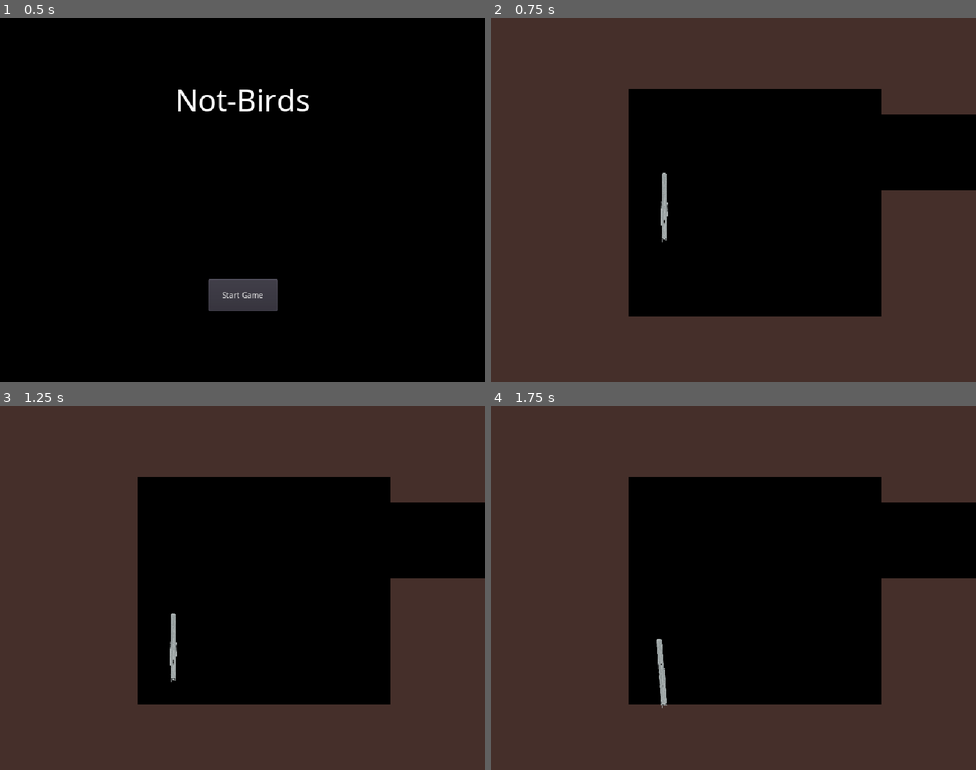
Above: before the commit, frames 1-4 (two rows, left to right).
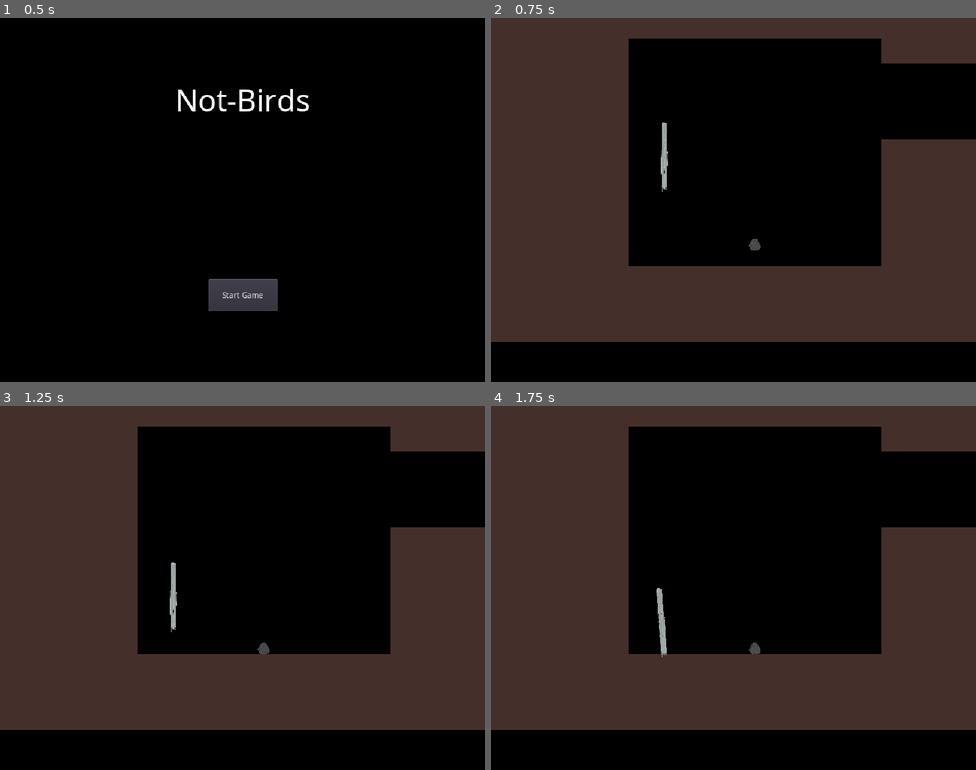
Above: after the commit, the same moments.

Repository: NotBirds/Not-Birds
Game: Godot game, scene res://scenes/main_menu.tscn
The game is run twice, just before and just after one commit, with the same random seed, the same clock (stepped at 60 frames per second) and the same inputs. Sound files missing from this copy of the repository are replaced by a short silence.
Inputs (mouse positions are in pixels of both pictures, inside the frame that each line leads up to):
- Up to frame 1 (0.5 s): no input
- Up to frame 2 (0.75 s): click "Start Game" at 0.5 s
- Up to frame 3 (1.25 s): no input
- Up to frame 4 (1.75 s): move the mouse to (840, 569) at 1.27 s; press the mouse at (840, 569) at 1.28 s

Frame 1 is identical in both runs. In frame 2, 31% of the frame differs, in the area x 0-100%, y 5-100%; in frame 3, 31%; in frame 4, 31%.

Commit message:
Make not bird move itself

Diff:
--- a/scenes/entities/levelObjects/material_pickup.tscn
+++ b/scenes/entities/levelObjects/material_pickup.tscn
@@ -63,5 +63,4 @@
 
 [node name="CollisionShape2D" type="CollisionShape2D" parent="area_2d"]
 rotation = -0.261363
-scale = Vector2( 1, 1 )
 shape = SubResource( 3 )
--- a/scenes/entities/scnBird.tscn
+++ b/scenes/entities/scnBird.tscn
@@ -1,10 +1,11 @@
-[gd_scene load_steps=8 format=2]
+[gd_scene load_steps=11 format=2]
 
 [ext_resource path="res://assets/sprites/front/1.png" type="Texture" id=1]
 [ext_resource path="res://assets/sprites/front/3.png" type="Texture" id=2]
 [ext_resource path="res://assets/sprites/front/2.png" type="Texture" id=3]
 [ext_resource path="res://scripts/scptBird.gd" type="Script" id=4]
 [ext_resource path="res://assets/audio/dead.mp3" type="AudioStream" id=5]
+[ext_resource path="res://assets/sprites/cursor.png" type="Texture" id=6]
 
 [sub_resource type="SpriteFrames" id=2]
 animations = [ {
@@ -16,6 +17,12 @@
 
 [sub_resource type="CircleShape2D" id=1]
 radius = 105.019
+
+[sub_resource type="CircleShape2D" id=3]
+radius = 57.8705
+
+[sub_resource type="RayShape2D" id=4]
+length = 24.0
 
 [node name="rbBird" type="RigidBody2D"]
 script = ExtResource( 4 )
@@ -34,3 +41,39 @@
 
 [node name="audioDeath" type="AudioStreamPlayer2D" parent="."]
 stream = ExtResource( 5 )
+
+[node name="aim_area" type="Area2D" parent="."]
+
+[node name="collision_shape" type="CollisionShape2D" parent="aim_area"]
+shape = SubResource( 3 )
+
+[node name="aim_pointer" type="Sprite" parent="."]
+visible = false
+position = Vector2( 96, 0 )
+scale = Vector2( 0.25, 0.25 )
+z_index = 4096
+z_as_relative = false
+texture = ExtResource( 6 )
+
+[node name="grounded_area" type="Area2D" parent="."]
+collision_layer = 0
+collision_mask = 14
+space_override = 3
+gravity_point = true
+
+[node name="grounded_shape2" type="CollisionShape2D" parent="grounded_area"]
+visible = false
+position = Vector2( -16, 0 )
+shape = SubResource( 4 )
+
+[node name="grounded_shape" type="CollisionShape2D" parent="grounded_area"]
+shape = SubResource( 4 )
+
+[node name="grounded_shape3" type="CollisionShape2D" parent="grounded_area"]
+visible = false
+position = Vector2( 16, 0 )
+shape = SubResource( 4 )
+
+[connection signal="input_event" from="aim_area" to="." method="_on_aim_area_input_event"]
+[connection signal="body_entered" from="grounded_area" to="." method="_on_grounded_area_body_entered"]
+[connection signal="body_exited" from="grounded_area" to="." method="_on_grounded_area_body_exited"]
--- a/scenes/levels/level1.tscn
+++ b/scenes/levels/level1.tscn
@@ -8,6 +8,7 @@
 [ext_resource path="res://scenes/entities/levelObjects/camera_checkpoint.tscn" type="PackedScene" id=6]
 [ext_resource path="res://scenes/entities/levelObjects/slingshot_mover.tscn" type="PackedScene" id=7]
 [ext_resource path="res://scenes/entities/levelObjects/material_pickup.tscn" type="PackedScene" id=8]
+[ext_resource path="res://scenes/entities/scnBird.tscn" type="PackedScene" id=9]
 
 [sub_resource type="SegmentShape2D" id=2]
 b = Vector2( 949, 0 )
@@ -23,6 +24,7 @@
 b = Vector2( 843, 0 )
 
 [node name="Node2D" type="Node2D"]
+position = Vector2( 0, 200 )
 __meta__ = {
 "_edit_horizontal_guides_": [  ],
 "_edit_vertical_guides_": [ 3508.0 ]
@@ -177,6 +179,9 @@
 anchor_mode = 1
 zoom = Vector2( 3, 3 )
 
+[node name="rbBird" parent="." instance=ExtResource( 9 )]
+position = Vector2( 800, 700 )
+
 [editable path="part1/Ground"]
 [editable path="part2/slingshot_checkpoints/slingshot_mover"]
 [editable path="part2/slingshot_checkpoints/slingshot_mover2"]
--- a/scripts/scptBird.gd
+++ b/scripts/scptBird.gd
@@ -1,16 +1,60 @@
 extends RigidBody2D
 
 export(float) var death_velocity = 0.0
+export(float) var max_aim_distance = 200.0
+export(float) var speed_modifier = 10.0
+
+var shooting = false
+var shoot_pos: Vector2
+var is_grounded = false;
+
+onready var aim_pointer: Sprite = $aim_pointer
+onready var hitbox: Area2D = $aim_area
+onready var max_cursor_scale = aim_pointer.scale
 
 # length_squared() is more efficient than length(),
 # so we square death_velocity too
 func _ready():
 	death_velocity *= death_velocity
 
-func _process(delta):
-	if linear_velocity.length_squared() <= death_velocity:
-		$audioDeath.play()
-		$sprite.visible = false;
-		$csHitbox.set_deferred("disabled", true)
-		yield($audioDeath, "finished")
-		queue_free()
+# Prevent the character from rotating
+func _integrate_forces(state):
+	rotation = 0
+	angular_velocity = 0.0
+
+func set_shooting(var value: bool):
+	shooting = value
+	aim_pointer.visible = value
+	if value:
+		Input.set_mouse_mode(Input.MOUSE_MODE_HIDDEN)
+	else:
+		Input.set_mouse_mode(Input.MOUSE_MODE_VISIBLE)
+
+func _input(event):
+	if event is InputEventMouseButton:
+		if event.button_index == BUTTON_LEFT && !event.pressed && is_grounded:
+			throw_not_bird()
+			set_shooting(false)
+	elif event is InputEventMouseMotion && shooting:
+		shoot_pos = get_local_mouse_position()
+		shoot_pos = shoot_pos.normalized() * clamp(shoot_pos.length(), 0, max_aim_distance)
+		var pointer_scale = shoot_pos.length() / max_aim_distance
+		aim_pointer.scale = max_cursor_scale * log((1+pointer_scale)*3.0)
+		aim_pointer.position = shoot_pos
+
+func throw_not_bird():
+	var speed = -shoot_pos
+	apply_central_impulse(speed * speed_modifier)
+
+func _on_aim_area_input_event(_viewport: Node, event: InputEvent, _shape_idx: int):
+	if event is InputEventMouseButton:
+		var is_still = linear_velocity.length_squared() < 1
+		if event.button_index == BUTTON_LEFT && event.pressed && is_still:
+			set_shooting(true)
+
+
+func _on_grounded_area_body_entered(_body):
+	is_grounded = true
+
+func _on_grounded_area_body_exited(_body):
+	is_grounded = false
--- a/scripts/scptCamera.gd
+++ b/scripts/scptCamera.gd
@@ -4,7 +4,7 @@
 onready var target_zoom: Vector2 = zoom
 
 
-func _physics_process(delta):
+func _physics_process(_delta):
 	position = lerp(position, target_pos, 0.03)
 	zoom = lerp(zoom, target_zoom, 0.03)
 
Binary file added: assets/sprites/cursor.png
Not shown, added: assets/sprites/cursor.png.import
Not shown: 1 places in scenes/levels/level1.tscn that only renumber resources
